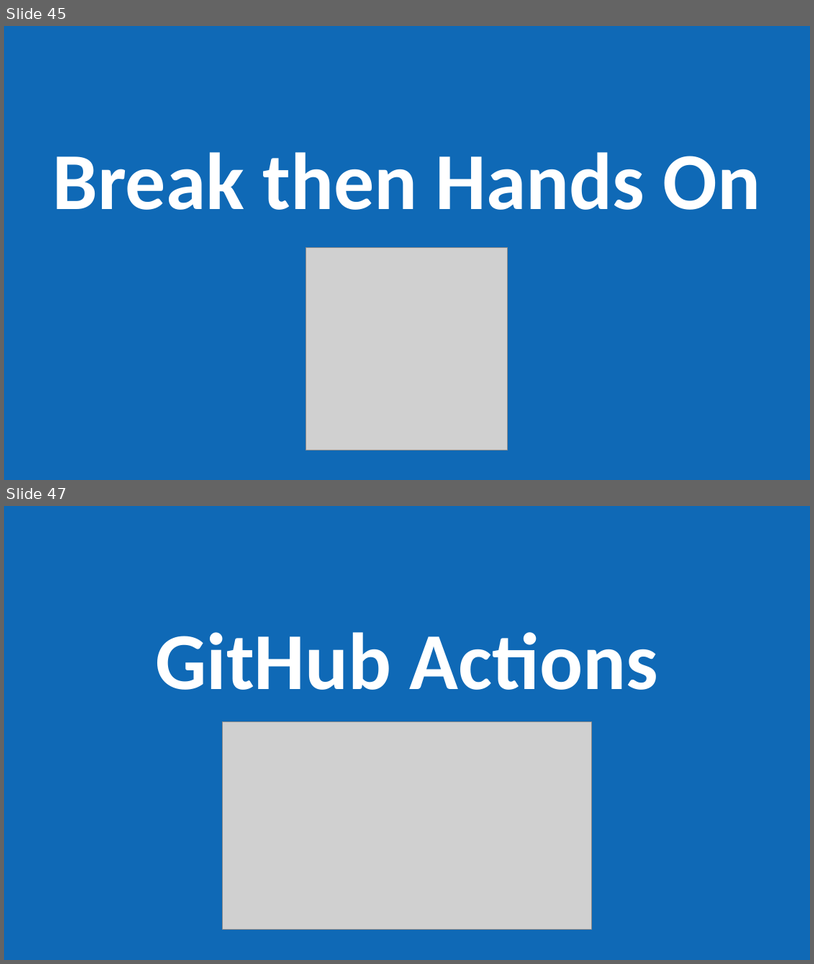
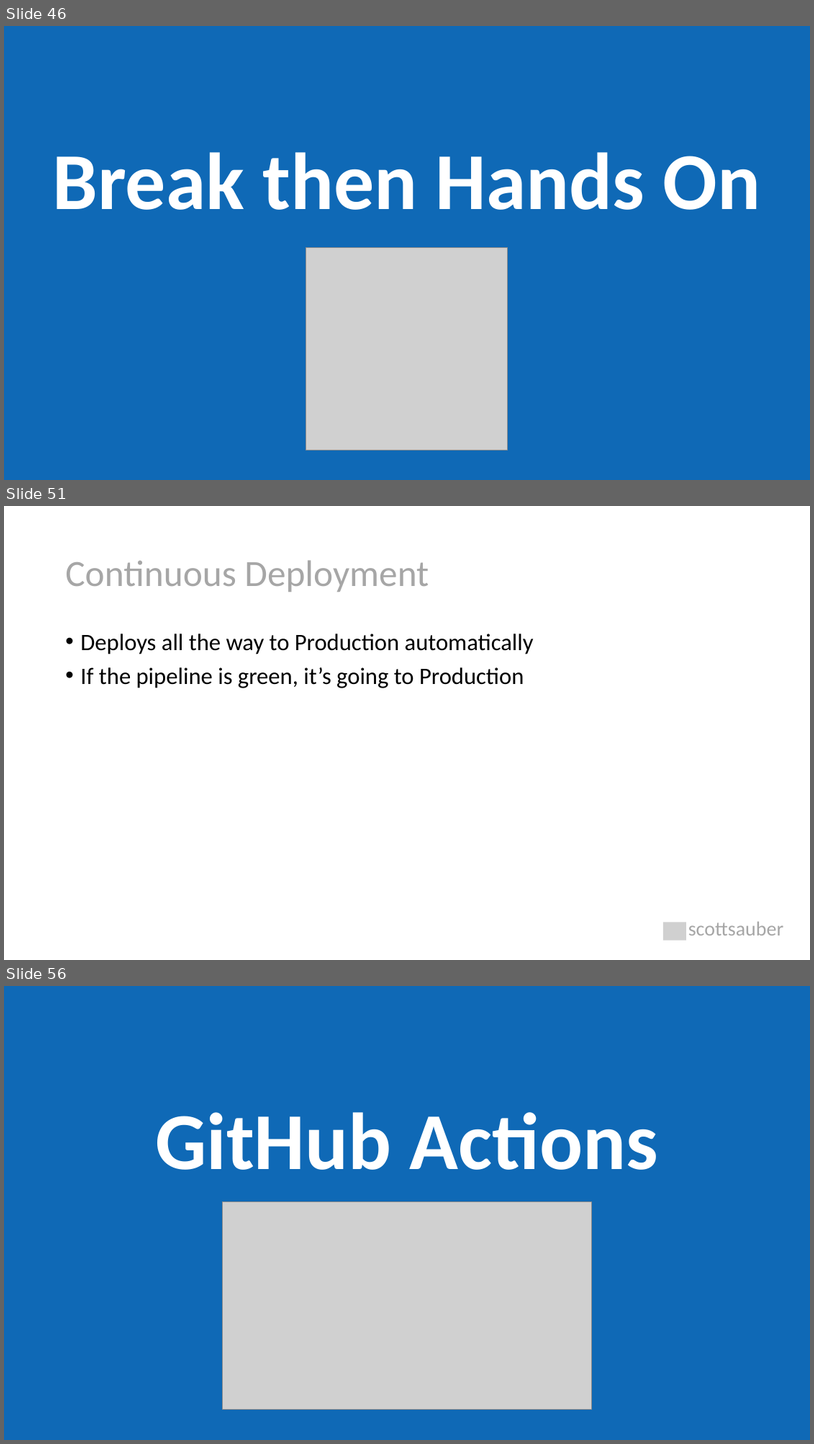
Before and after one commit to scottsauber/workshop-dotnet-azure-github-bicep, a slide deck: AzureDotNetBicep-Workshop.pptx. Shown one above the other, each under a label of ours: slides 45 and 47 before the commit, slides 46, 51 and 56 after it; the slides between them are not shown. The pictures are 814x964 and 814x1444 pixels, drawn with LibreOffice and Linux fonts; fonts in the diff are those of the drawing; grey boxes stand for pictures. Boxes give left, top, right and bottom in pixels: in the first picture for what was removed or moved away, otherwise in the second. Text is boxed around its words. In the diff, an @@ line names an element or a change of style, - is before the commit and + after.

```diff
--- a/AzureDotNetBicep-Workshop.pptx
+++ b/AzureDotNetBicep-Workshop.pptx
@@ slide 51 added at [4, 506, 810, 960], background #FFFFFF @@
@@ title added at [65, 560, 429, 592], 44 pt, text #A6A6A6 @@
+Continuous Deployment
@@ text added at [80, 633, 534, 688], 28 pt, text #000000 @@
+• Deploys all the way to Production automatically
+• If the pipeline is green, it’s going to Production
@@ picture added at [664, 921, 687, 939] @@
@@ text added at [689, 921, 784, 935], 24 pt, text #A6A6A6 @@
+scottsauber
@@ what was slide 45 is now slide 46 @@
@@ what was slide 47 is now slide 56 @@
```
Also in this commit, not shown: 8 slides changed, 14 other slides added, 1 other file.
